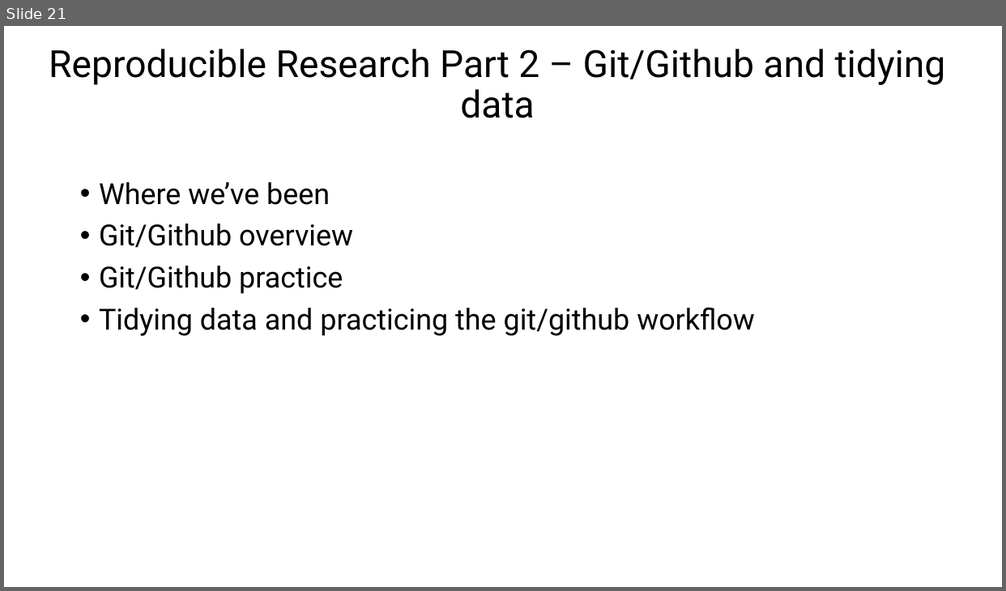
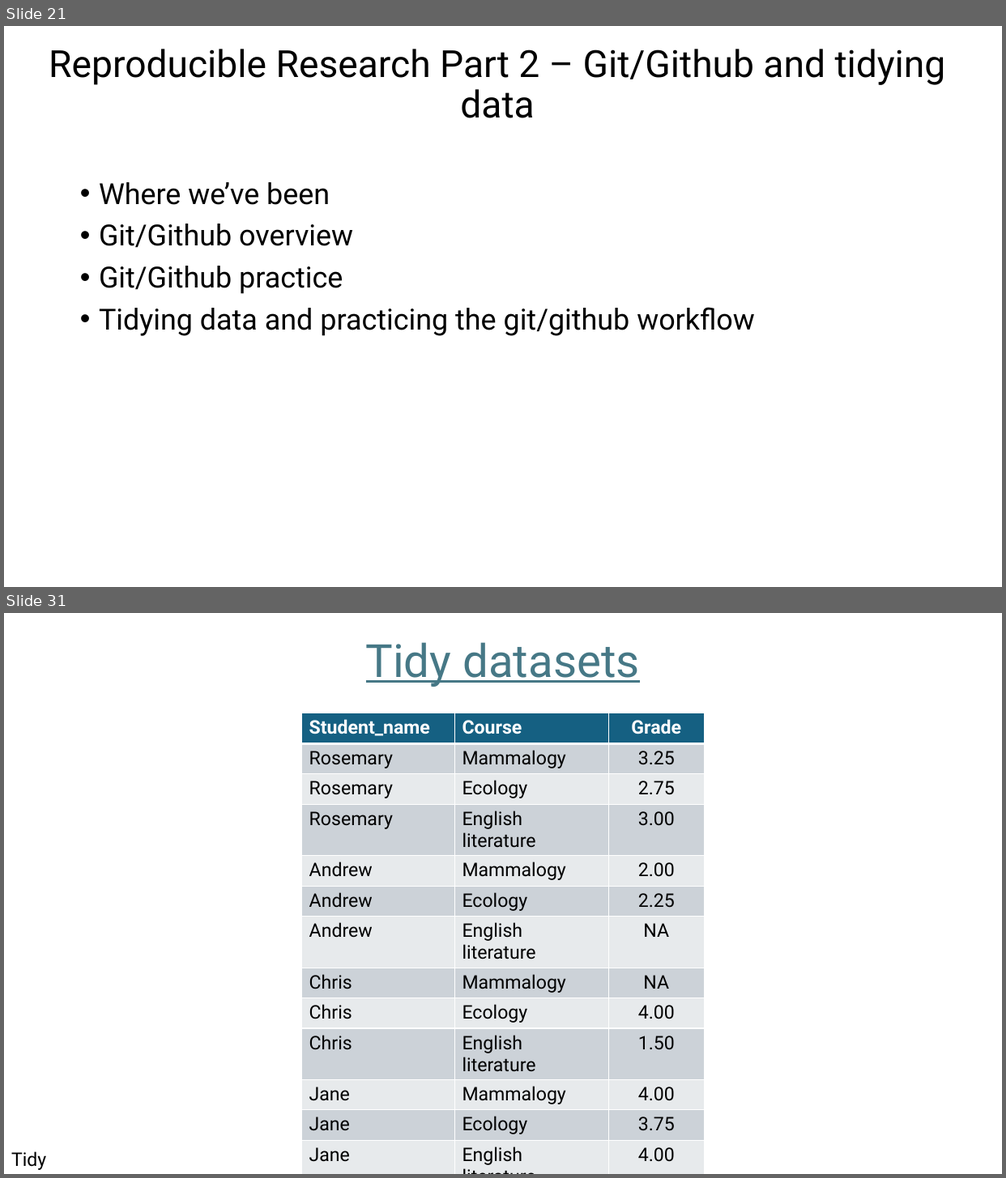
Before and after one commit to marissadyck/reproducible-research-R-ASM, a slide deck: docs/Reproducible research in R.pptx. Shown one above the other, each under a label of ours: slide 21 before the commit, slides 21 and 31 after it; the slides between them are not shown. The pictures are 1006x591 and 1006x1178 pixels, drawn with LibreOffice and Linux fonts; fonts in the diff are those of the drawing. Boxes give left, top, right and bottom in pixels: in the first picture for what was removed or moved away, otherwise in the second. Text is boxed around its words. In the diff, an @@ line names an element or a change of style, - is before the commit and + after.

```diff
--- a/docs/Reproducible research in R.pptx
+++ b/docs/Reproducible research in R.pptx
@@ slide 31 added at (x1=4, y1=613, x2=1002, y2=1174), background #FFFFFF @@
@@ title added at (x1=366, y1=642, x2=640, y2=687), 44 pt, text #467886, underline @@
+Tidy datasets
@@ table added at (x1=302, y1=713, x2=705, y2=1169), 13 rows, 3 columns @@
+Student_name | Course | Grade
+Rosemary | Mammalogy | 3.25
+Rosemary | Ecology | 2.75
+Rosemary | English literature | 3.00
+Andrew | Mammalogy | 2.00
+Andrew | Ecology | 2.25
+Andrew | English literature | NA
+Chris | Mammalogy | NA
+Chris | Ecology | 4.00
+Chris | English literature | 1.50
+Jane | Mammalogy | 4.00
+Jane | Ecology | 3.75
+Jane | English literature | 4.00
@@ text added at (x1=11, y1=1152, x2=46, y2=1170), 18 pt, text #000000 @@
+Tidy!
```
Also in this commit, not shown: 8 other slides added, 1 slide removed, 2 other files.
